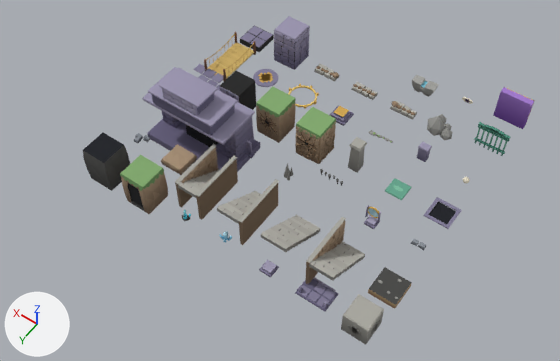
Two versions of the Blender file art/blender/lugares.blend, one commit apart.
One viewpoint serves both versions: a 50 mm camera at (-9.0, 21.1, 43.2) aimed at (10.1, -5.5, 1.3). The lights are fixed; the arrows at lower left show +X, +Y and +Z. The first picture is the older version.

The scene before the commit, as lines of its bpy script (objects in view):
```python
me_cueva_pared = bpy.data.meshes.new('cueva_pared')
me_cueva_pared.from_pydata(...)  # 60 vertices, 96 faces; spans x -1.1..1.11, y -1.11..1.11, z -0.5..2.6
me_cueva_pared.materials.append(mat_paleta)  # picture img_palette_png
me_fachada_templo = bpy.data.meshes.new('fachada_templo')
me_fachada_templo.from_pydata(...)  # 3176 vertices, 3006 faces; spans x -3.7..3.7, y -1.3..2.8, z -0.5..6.15
me_fachada_templo.polygons.foreach_set('use_smooth', [True] * 3006)
me_fachada_templo.materials.append(mat_paleta)  # picture img_palette_png
me_muro_agrietado_templo = bpy.data.meshes.new('muro_agrietado_templo')
me_muro_agrietado_templo.from_pydata(...)  # 3472 vertices, 3180 faces; spans x -0.9..0.9, y -1.09..1.1, z -0.5..2.3
me_muro_agrietado_templo.materials.append(mat_paleta)  # picture img_palette_png
ob_cueva_pared = bpy.data.objects.new('cueva_pared', me_cueva_pared)
ob_cueva_pared.location = (21.0, 0.0, 0.0)
ob_fachada_templo = bpy.data.objects.new('fachada_templo', me_fachada_templo)
ob_fachada_templo.location = (17.5, -7.0, 0.0)
ob_muro_agrietado_templo = bpy.data.objects.new('muro_agrietado_templo', me_muro_agrietado_templo)
ob_muro_agrietado_templo.location = (17.5, -10.5, 0.0)
# also in view: 'sello_losa' at (0.0, -21.0, 1.3); 'cornisa_ojo' at (3.5, -0.4, 0.2); 'bloque_empujable' at (0.0, 0.0, 0.9); 'santuario_piso' at (21.0, -17.5, -0.2); 'escalinata_medio' at (7.0, -2.5, 1.2)
```
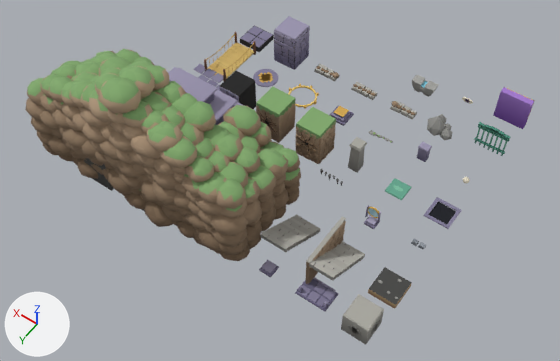
Changed parts and their boxes [x1, y1, x2, y2] in the pictures (560 x 361 px):
'fachada_templo', reshaped
    before: [142, 67, 260, 172]
    after: [25, 49, 301, 261]
part 1 of me_fachada_templo, added
    after: [25, 49, 301, 261]
'escalinata_sola', unchanged, covered by the edit
    before: [175, 144, 238, 220]
'cueva_boca', unchanged, covered by the edit
    before: [120, 155, 168, 214]
    after: [139, 189, 145, 212]
'cueva_pared', unchanged, covered by the edit
    before: [83, 133, 130, 191]
    after: [84, 158, 114, 191]
'escalinata_o', unchanged, covered by the edit
    before: [217, 179, 279, 245]

Patch to the scene script:
```diff
--- a/art/blender/lugares.blend.py
+++ b/art/blender/lugares.blend.py
@@ me_fachada_templo @@
 # used by ob_fachada_templo; location = (17.5, -7.0, 0.0)
-me_fachada_templo.from_pydata(...)  # 3176 vertices, 3006 faces; spans x -3.7..3.7, y -1.3..2.8, z -0.5..6.15
+me_fachada_templo.from_pydata(...)  # 19472 vertices, 34046 faces; spans x -9.14..9.3, y -1.3..8.9, z -0.5..11.15
+# me_fachada_templo part 1: 16296 vertices added at x -9.14..9.3, y 0.51..8.9, z 0.0..11.15
 me_fachada_templo.materials.append(mat_paleta)
```
